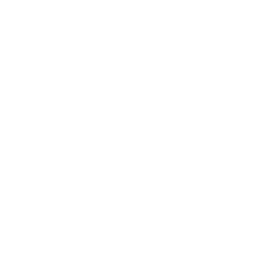
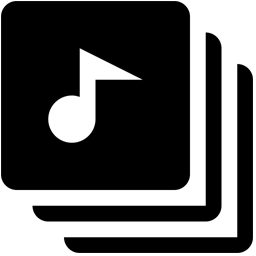
Comparing the layer stacks of the two 256 × 256 images. Changes:
showed group "icons" (11 layers) over [left=1, top=1, right=253, bottom=253]
added layer "Layer 1" in group "icons" over [left=1, top=1, right=253, bottom=253]
